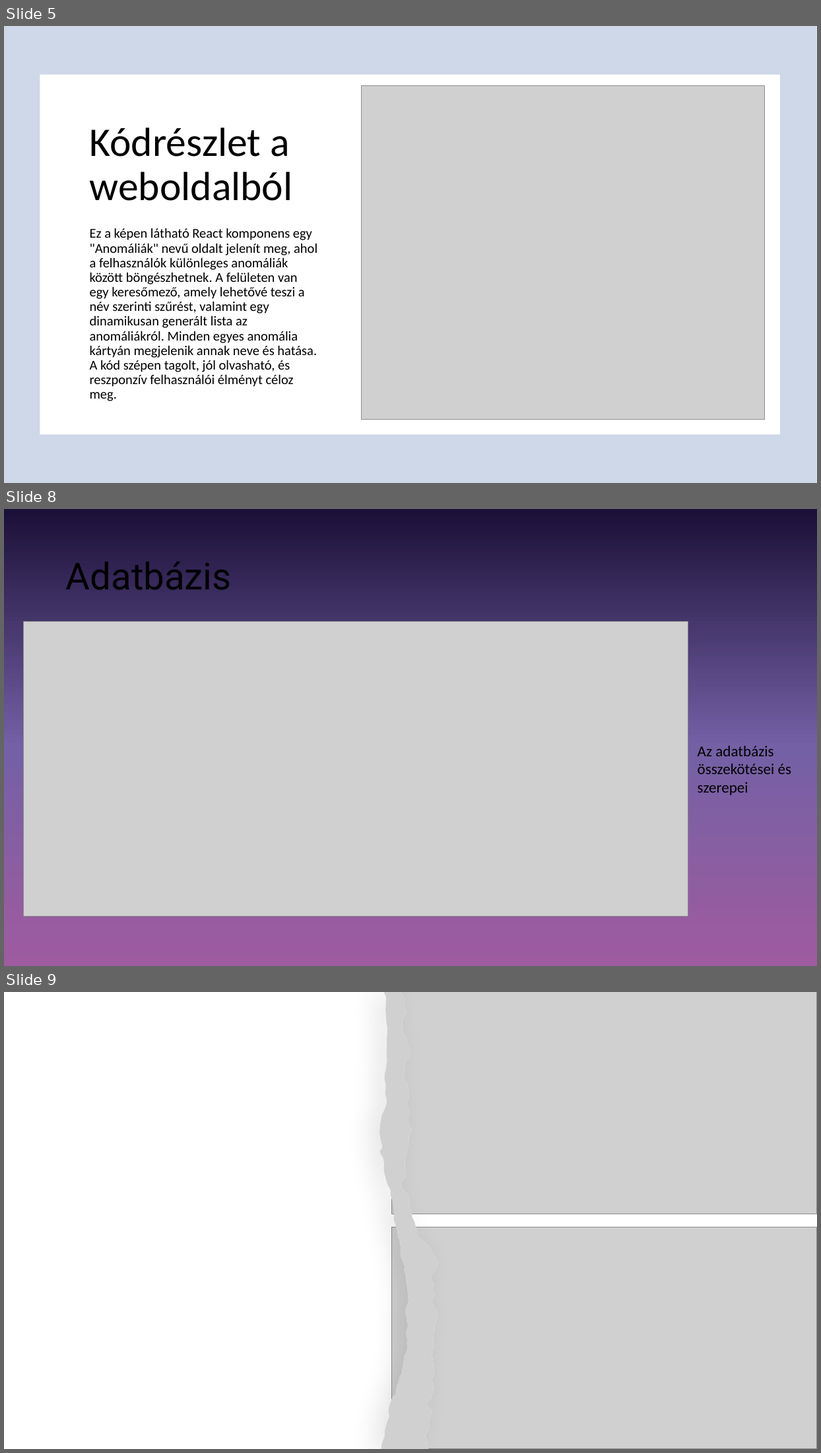
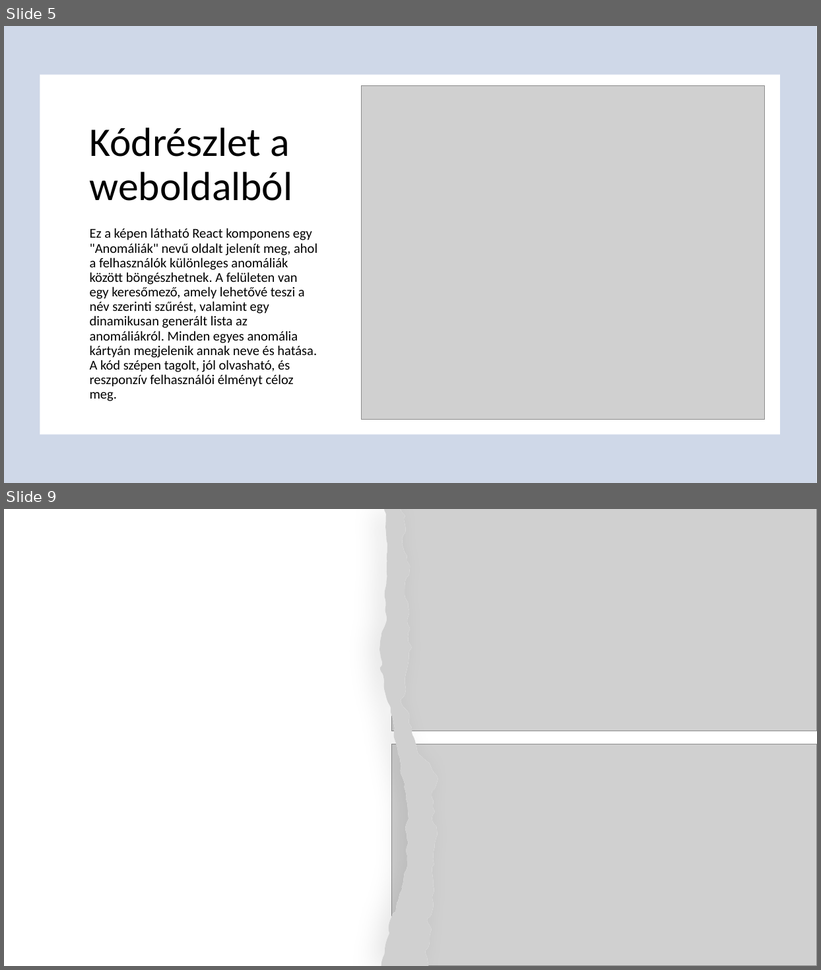
Before and after one commit to AliasKittia/VIZSGAREMEK, a slide deck: Záródolgozat-Prezentáció2025.pptx. Shown one above the other, each under a label of ours: slides 5, 8 and 9 before the commit, slides 5 and 9 after it; the slides between them are not shown. The pictures are 821x1453 and 821x970 pixels, drawn with LibreOffice and Linux fonts; fonts in the diff are those of the drawing; grey boxes stand for pictures; background and template pictures are left out. Boxes give left, top, right and bottom in pixels: in the first picture for what was removed or moved away, otherwise in the second. Text is boxed around its words. In the diff, an @@ line names an element or a change of style, - is before the commit and + after.

```diff
--- a/Záródolgozat-Prezentáció2025.pptx
+++ b/Záródolgozat-Prezentáció2025.pptx
@@ slide 8 removed at (x1=4, y1=509, x2=817, y2=966), background gradient #1B1038 to #7460A5 to #9F5B9F @@
@@ title removed at (x1=66, y1=562, x2=232, y2=590) @@
-Adatbázis
@@ picture removed at (x1=24, y1=622, x2=688, y2=917) @@
@@ text removed at (x1=698, y1=746, x2=792, y2=795) @@
-Az adatbázis összekötései és szerepei
```
Also in this commit, not shown: 1 slide changed, 2 slides added, 1 other slide removed.
